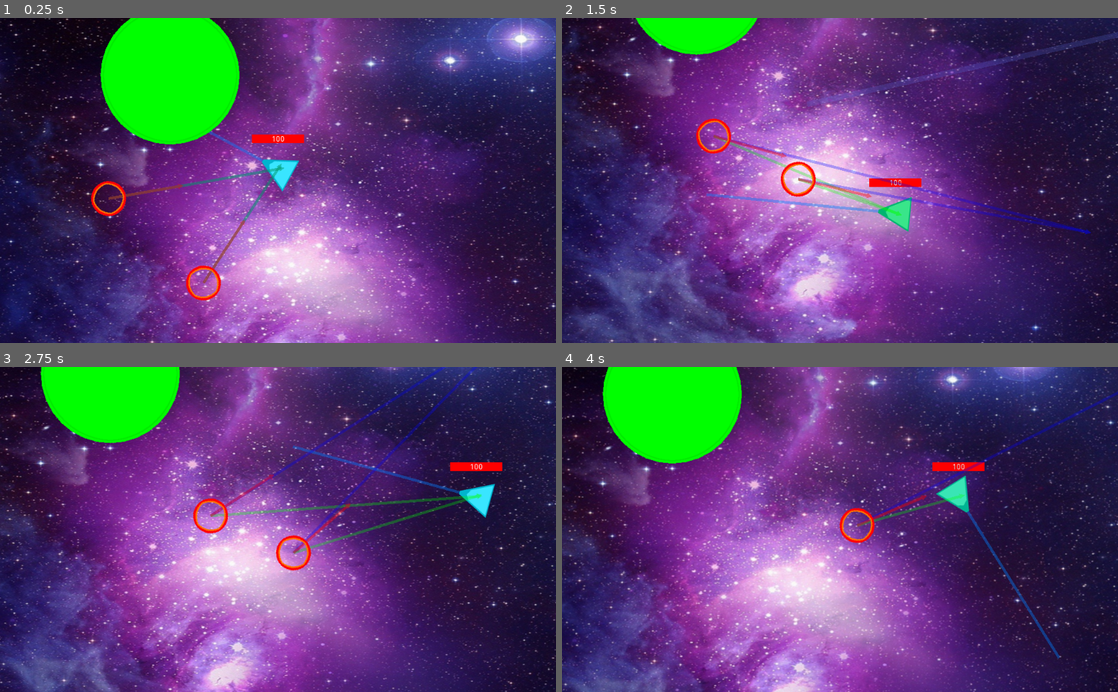
Above: before the commit, frames 1-4 (two rows, left to right).
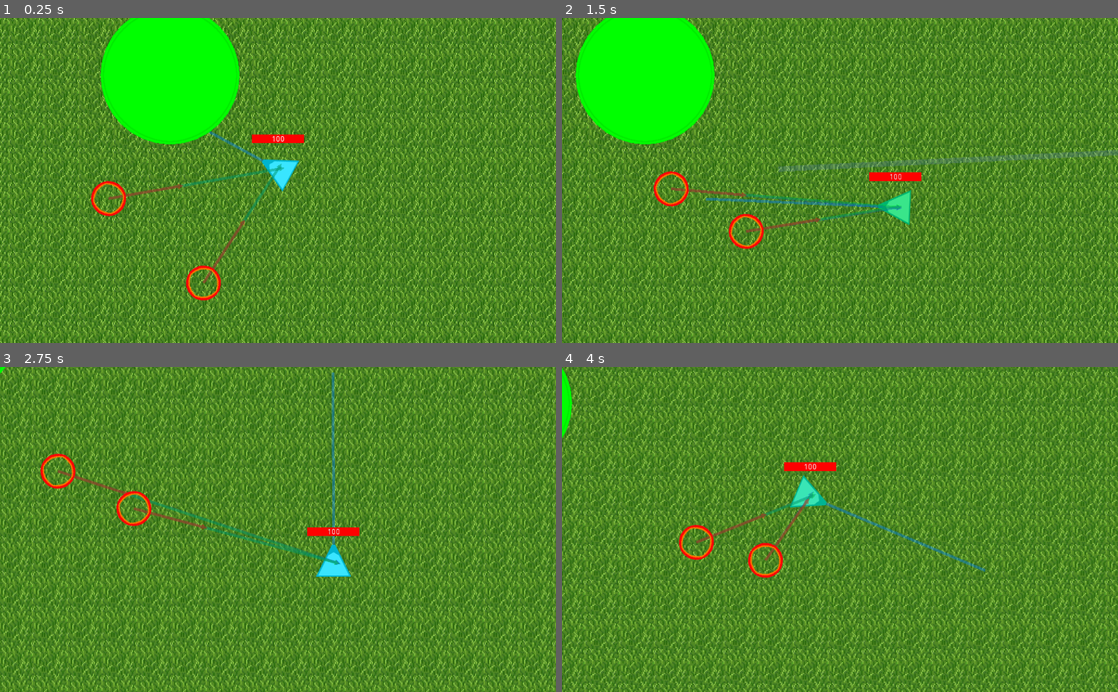
Above: after the commit, the same moments.

Repository: concernedsyndicate/AI
Game: Godot game, scene res://MainScene.tscn
Two runs of this game, one before a commit and one after it. Both use one fixed random seed, a clock stepped at 60 frames per second and the inputs below.
Inputs (mouse positions are in pixels of both pictures, inside the frame that each line leads up to):
- Up to frame 1 (0.25 s): no input
- Up to frame 2 (1.5 s): move the mouse to (962, 164) at 0.52 s; hold Right (right) 0.53-1.28 s; click (962, 164) at 0.67 s; move the mouse to (728, 196) at 1.27 s; hold S (down) from 1.28 s (still down)
- Up to frame 3 (2.75 s): move the mouse to (333, 458) at 2.02 s; release S (down) at 2.03 s; hold Right (right) from 2.03 s (still down)
- Up to frame 4 (4 s): move the mouse to (812, 594) at 2.77 s; release Right (right) at 2.78 s; hold Up (up) 2.78-3.53 s; click (812, 594) at 2.92 s; move the mouse to (1006, 578) at 3.52 s; hold Left (left) from 3.53 s (still down)

The runs differ from the first frame. In frame 1, 91% of the frame differs, in the area x 0-100%, y 0-100%; in frame 2, 99%; in frame 3, 100%; in frame 4, 100%.

Commit message:
Fixed moving and background

Diff:
--- a/MainScene.tscn
+++ b/MainScene.tscn
@@ -1,6 +1,6 @@
 [gd_scene load_steps=10 format=2]
 
-[ext_resource path="res://Sprites/cos.png" type="Texture" id=1]
+[ext_resource path="res://Sprites/Background.png" type="Texture" id=1]
 [ext_resource path="res://Scripts/MapSettings.gd" type="Script" id=2]
 [ext_resource path="res://Nodes/Player.tscn" type="PackedScene" id=3]
 [ext_resource path="res://Nodes/Monster.tscn" type="PackedScene" id=4]
@@ -28,13 +28,13 @@
 
 [node name="Game" type="Node2D"]
 
-[node name="background" type="Sprite" parent="."]
-position = Vector2( 600, 600 )
-rotation = 1.5708
-scale = Vector2( 1, 1.5 )
+[node name="Background" type="Sprite" parent="."]
 z_index = -4096
 texture = ExtResource( 1 )
-_sections_unfolded = [ "Transform", "Z Index" ]
+centered = false
+region_enabled = true
+region_rect = Rect2( 0, 0, 3000, 3000 )
+_sections_unfolded = [ "Offset", "Region", "Transform", "Z Index" ]
 
 [node name="MapBoundary" type="StaticBody2D" parent="."]
 input_pickable = false
@@ -45,7 +45,7 @@
 physics_material_override = null
 script = ExtResource( 2 )
 _sections_unfolded = [ "Collision" ]
-bounds = Rect2( 0, 0, 1200, 1200 )
+bounds = Rect2( 0, 0, 3000, 3000 )
 
 [node name="Edge" type="CollisionShape2D" parent="MapBoundary"]
 shape = SubResource( 1 )
--- a/Scripts/Player.gd
+++ b/Scripts/Player.gd
@@ -19,12 +19,12 @@
 	$UI.rotation = -rotation
 
 func process_move(delta):
-	velocity = Vector2(speed * (int(Input.is_action_pressed("up")) - int(Input.is_action_pressed("down"))), 0).rotated(rotation)
-	velocity += Vector2(speed * (int(Input.is_action_pressed("right")) - int(Input.is_action_pressed("left"))), 0).rotated(rotation + PI/2)
+	velocity.x = int(Input.is_action_pressed("right")) - int(Input.is_action_pressed("left"))
+	velocity.y = int(Input.is_action_pressed("down")) - int(Input.is_action_pressed("up"))
 
 	rotation = (get_global_mouse_position() - global_position).angle()
 
-	move_and_slide(velocity)
+	move_and_slide(velocity.normalized() * speed)
 
 func process_attack(delta):
 	cooldown -= delta
Binary file added: Sprites/Background.png
Not shown, changed: Sprites/Background.png.import
Binary file removed: Sprites/cos.png
